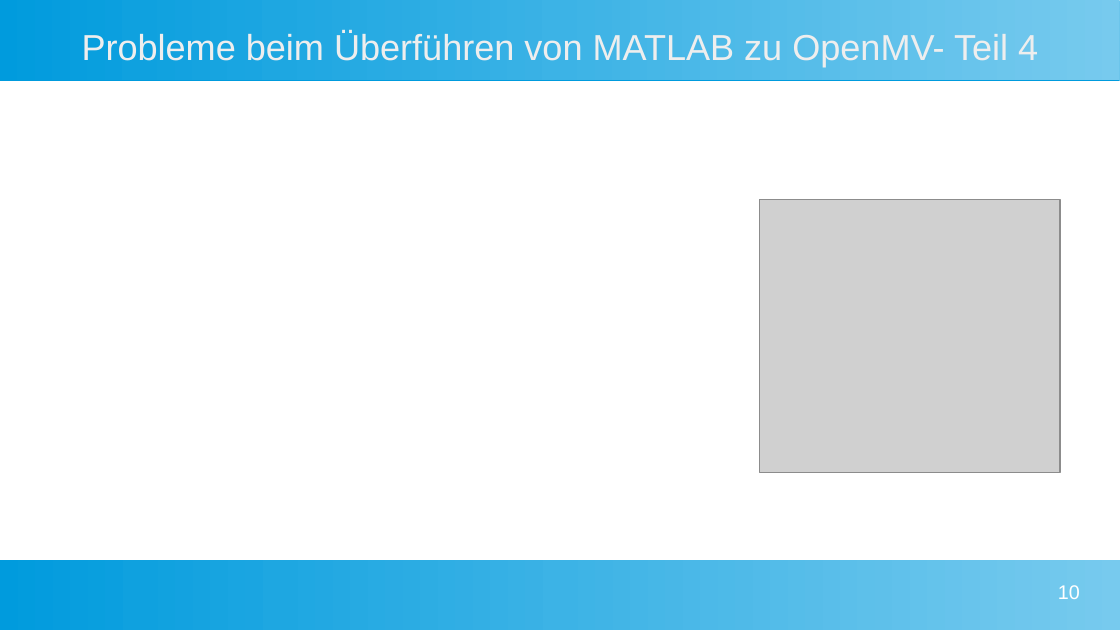
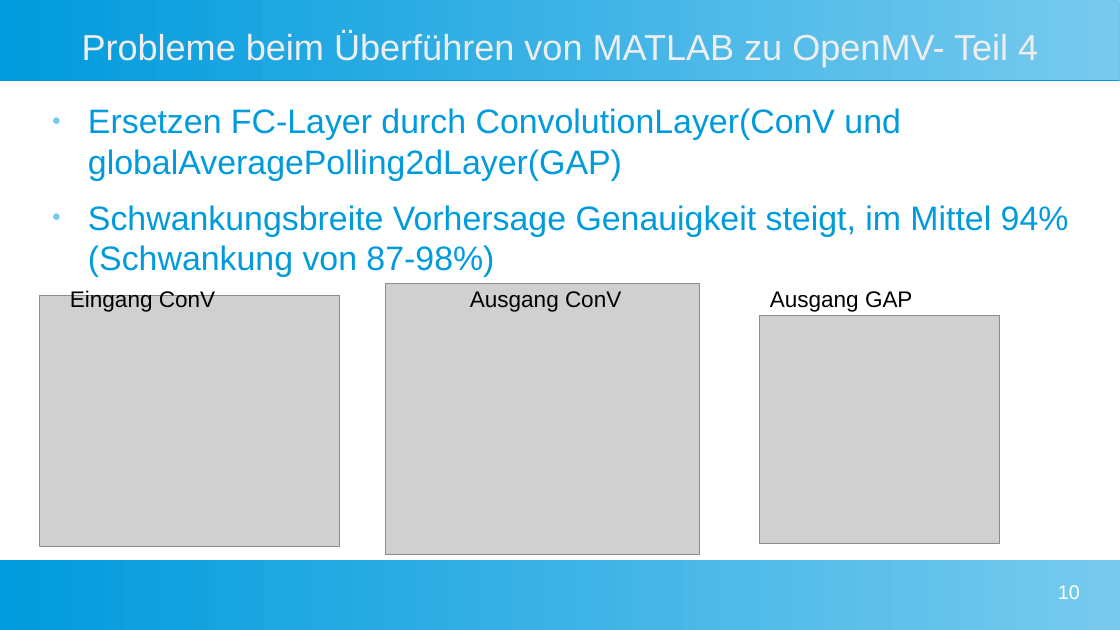
Before and after one commit to Commander-Philip/the-machine-learning-brick, a slide deck: slide 10 of docs/Präsentation.odp. Drawn at 1120x630 pixels with LibreOffice and Linux fonts; fonts in the diff are those of the drawing; grey boxes stand for pictures. Boxes give left, top, right and bottom in pixels: in the first picture for what was removed or moved away, otherwise in the second. Text is boxed around its words. In the diff, an @@ line names an element or a change of style, - is before the commit and + after.

```diff
--- a/docs/Präsentation.odp
+++ b/docs/Präsentation.odp
@@ text added at <box>88,108,1069,277</box>, 24 pt, text #009BDD @@
+● Ersetzen FC-Layer durch ConvolutionLayer(ConV und globalAveragePolling2dLayer(GAP)
+● Schwankungsbreite Vorhersage Genauigkeit steigt, im Mittel 94%(Schwankung von 87-98%)
@@ picture added at <box>40,296,339,547</box> @@
@@ text added at <box>70,289,215,312</box>, 16 pt, text #000000 @@
+Eingang ConV
@@ picture added at <box>386,285,700,556</box> @@
@@ text added at <box>470,291,621,312</box>, 16 pt, text #000000 @@
+Ausgang ConV
@@ text added at <box>770,291,913,312</box>, 16 pt, text #000000 @@
+Ausgang GAP
@@ picture: place and size @@
-picture at <box>760,200,1060,473</box>
+picture at <box>760,315,1000,543</box>
```
Also in this commit, not shown: 2 other slides changed, 3 other files.
